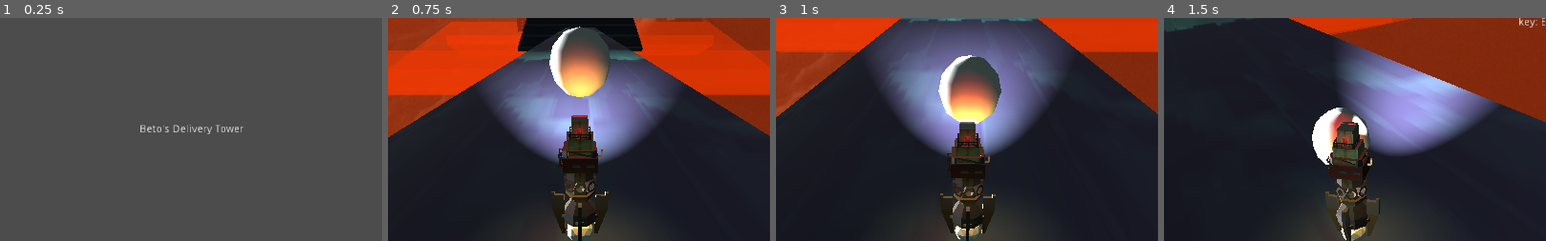
Above: before the commit, frames 1-4 (left to right).
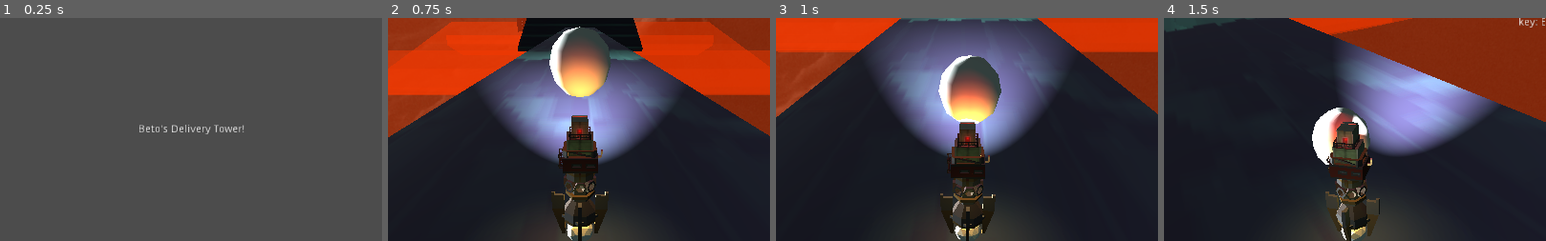
Above: after the commit, the same moments.

Repository: mricarte-i/delivery-time
Game: Godot game, scene res://scenes/menus/MainMenu.tscn
The game is run twice, just before and just after one commit, with the same random seed, the same clock (stepped at 60 frames per second) and the same inputs.
Inputs (mouse positions are % of the whole screen's width and height, from its top left):
- Up to frame 1 (0.25 s): no input
- Up to frame 2 (0.75 s): click "Play" at 0.5 s
- Up to frame 3 (1 s): no input
- Up to frame 4 (1.5 s): tap Enter at 1.25 s; move the mouse to (72, 45) at 1.27 s; hold D (steer_right) from 1.28 s (still down)
The pictures show only the part of the screen within x 25-75%, y 0-50%; the shares and areas given below are measured in that part.

The runs differ from the first frame. In frame 1, 0.5% of the frame differs, in the area x 36-64%, y 47-53%; in frame 2, nothing differs; in frame 3, nothing differs; in frame 4, nothing differs.

Commit message:
uploading

Diff:
--- a/scenes/menus/MainMenu.tscn
+++ b/scenes/menus/MainMenu.tscn
@@ -19,11 +19,11 @@
 rect_min_size = Vector2( 0, 300 )
 
 [node name="Label" type="Label" parent="VBoxContainer/CenterContainer"]
-margin_left = 442.0
+margin_left = 440.0
 margin_top = 143.0
-margin_right = 581.0
+margin_right = 583.0
 margin_bottom = 157.0
-text = "Beto's Delivery Tower"
+text = "Beto's Delivery Tower!"
 
 [node name="VBoxContainer" type="VBoxContainer" parent="VBoxContainer"]
 margin_top = 304.0
